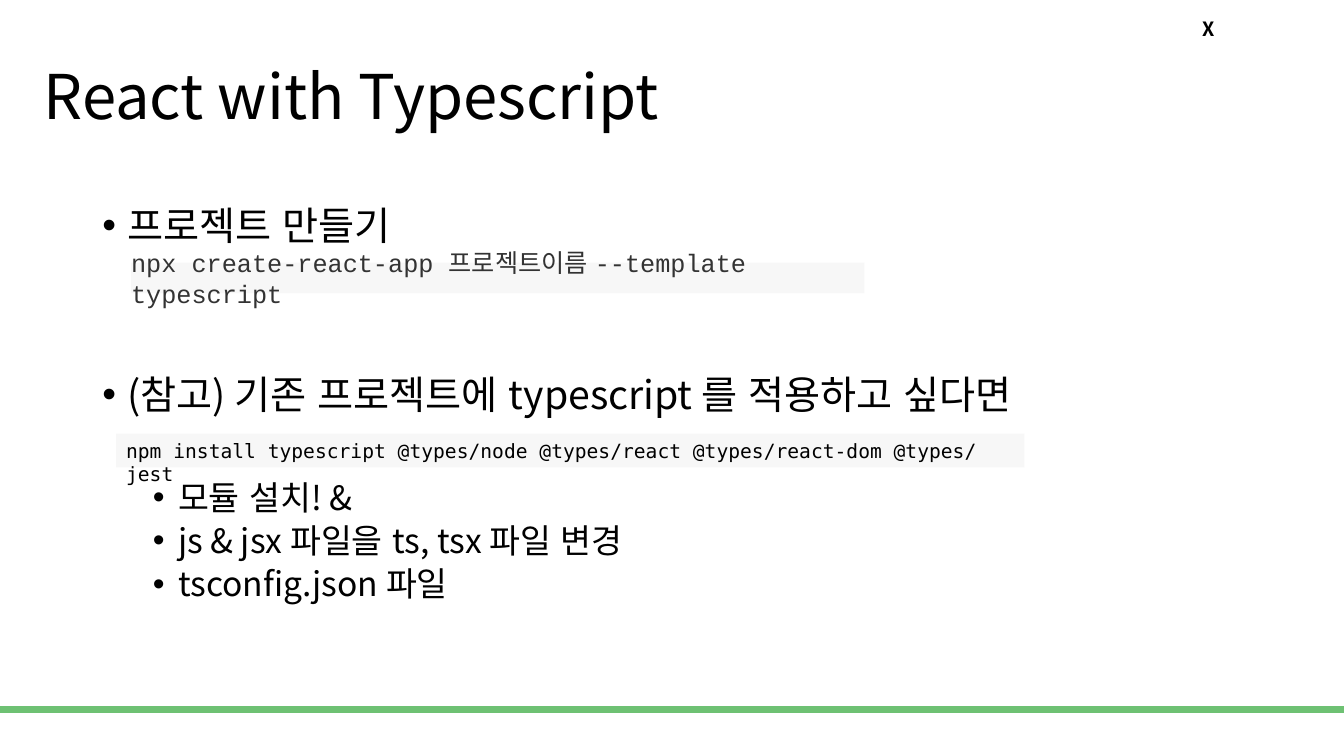
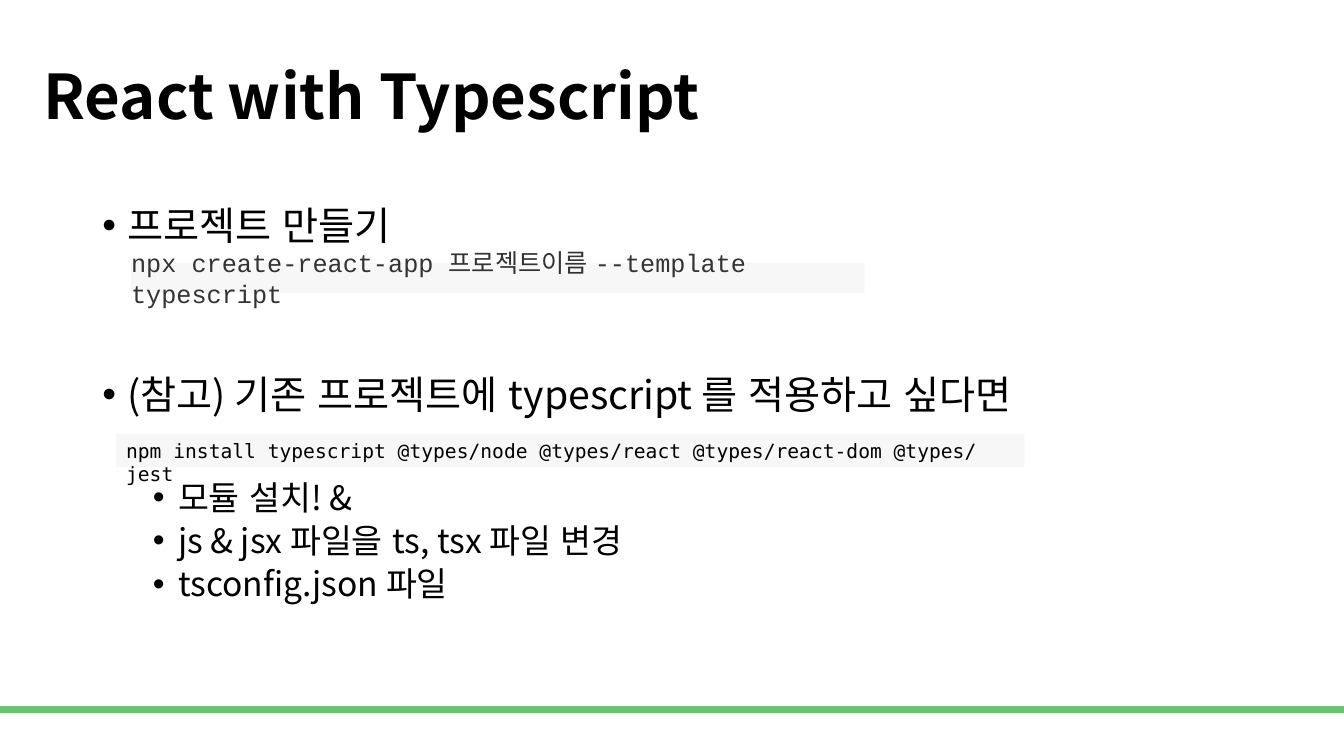
Before and after one commit to DevDamon0527/SeSAC_Yeongdeungpo_Campus_6th, a slide deck: slide 3 of material/[SeSAC_YDP_6] 33_TypeScript_with_React.pptx. Drawn at 1344x756 pixels with LibreOffice and Linux fonts; fonts in the diff are those of the drawing; background and template pictures are left out. Boxes give left, top, right and bottom in pixels: in the first picture for what was removed or moved away, otherwise in the second. Text is boxed around its words. In the diff, an @@ line names an element or a change of style, - is before the commit and + after.

Commit message:
lecture ready (0821) : TS_with react

```diff
--- a/material/[SeSAC_YDP_6] 33_TypeScript_with_React.pptx
+++ b/material/[SeSAC_YDP_6] 33_TypeScript_with_React.pptx
@@ title "React with Typescript" at (44, 69, 699, 133): bold on @@
@@ text removed at (1202, 21, 1214, 36) @@
-X
```
Also in this commit, not shown: 8 other slides changed, 1 slide added, 21 other files.
